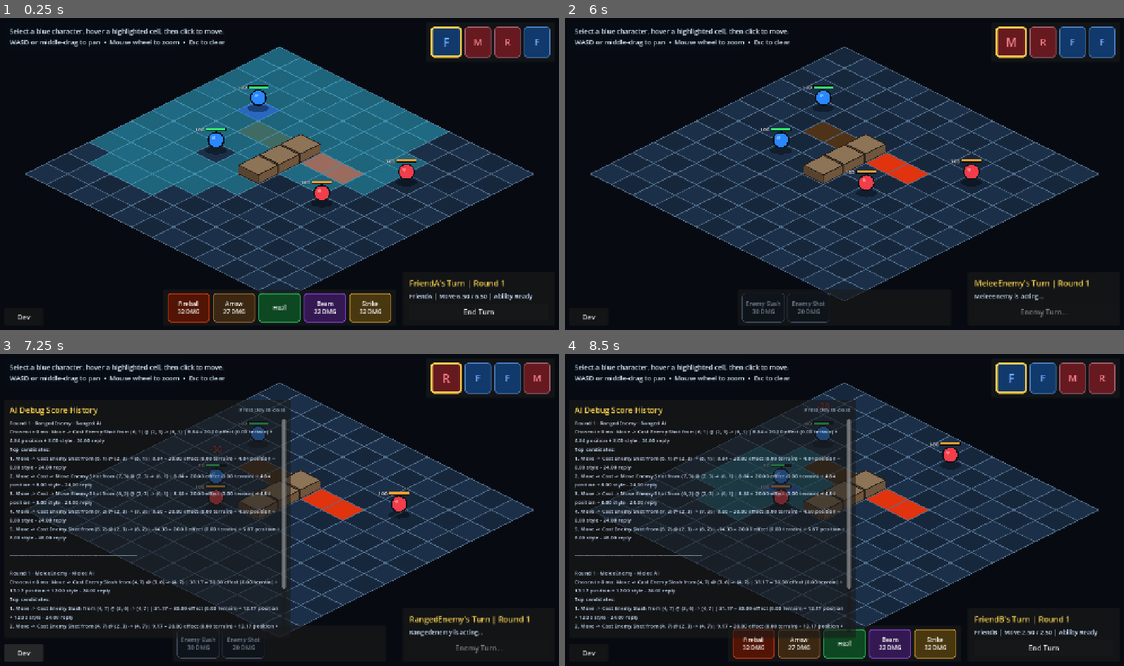
Above: before the commit, frames 1-4 (two rows, left to right).
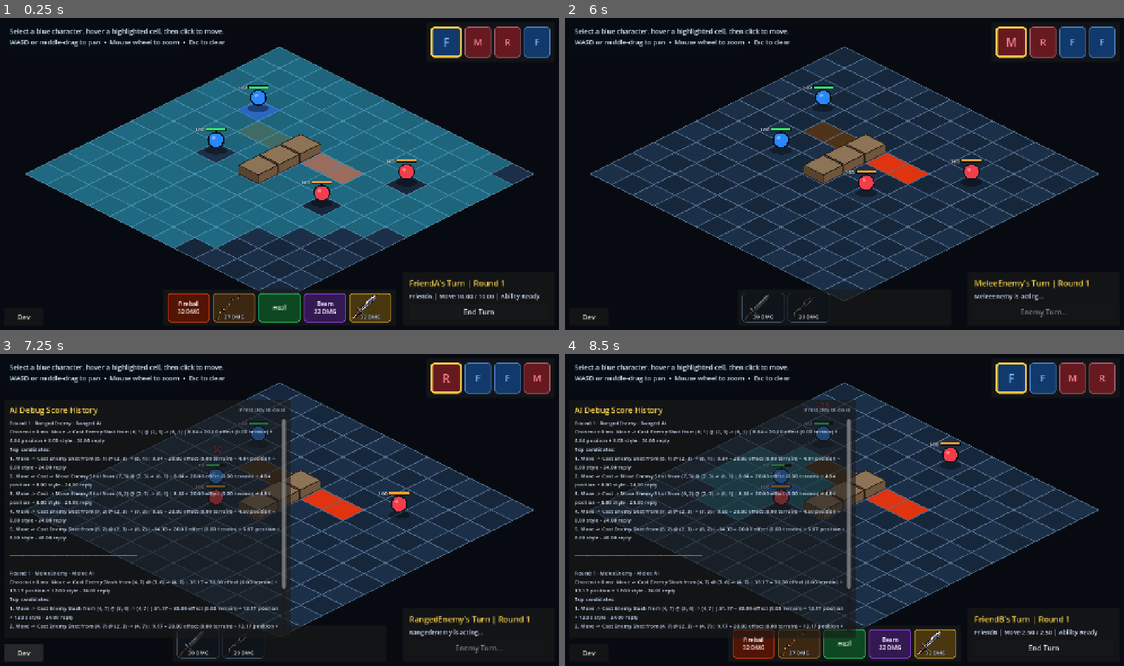
Above: after the commit, the same moments.

Repository: Florian-001/isometricTest-gd
Game: Godot game, scene res://main.tscn
The game is run twice, just before and just after one commit, with the same random seed, the same clock (stepped at 60 frames per second) and the same inputs.
Inputs (mouse positions are in pixels of both pictures, inside the frame that each line leads up to):
- Up to frame 1 (0.25 s): no input
- Up to frame 2 (6 s): click (799, 308) at 0.5 s, where only the run after the commit has a clickable "27 DMG"; click "Fireball 32 DMG" at 1.25 s; click (799, 308) at 2 s, where only the run before the commit has a clickable "Arrow 27 DMG"; click "Heal" at 2.75 s; click "Beam 22 DMG" at 3.5 s; click (933, 308) at 4.25 s, where only the run before the commit has a clickable "Strike 32 DMG"; click (933, 308) at 5 s, where only the run after the commit has a clickable "32 DMG"; click "End Turn" at 5.75 s
- Up to frame 3 (7.25 s): click "Dev" at 6.5 s
- Up to frame 4 (8.5 s): tap Enter at 7.25, 8 s; move the mouse to (967, 494) at 7.27 s; hold Right (ui_right) 7.28-8 s; tap R at 7.35 s; click (967, 494) at 7.42 s; drag from (732, 525) to (816, 572) at 8.02 s

The runs differ from the first frame. In frame 1, 13% of the frame differs, in the area x 4-97%, y 36-97%; in frame 2, 0.3%; in frame 3, 0.3%; in frame 4, 0.3%.

Commit message:
up

Diff:
--- a/main.tscn
+++ b/main.tscn
@@ -25,26 +25,26 @@
 position = Vector2(640, 96)
 script = ExtResource("2_grid")
 
-[node name="Terrain" type="Node" parent="."]
+[node name="Terrain" type="Node" parent="." unique_id=690275777]
 script = ExtResource("13_terrain")
 palette = ExtResource("15_palette")
 
-[node name="Mud_3_4" type="Node" parent="Terrain"]
+[node name="Mud_3_4" type="Node" parent="Terrain" unique_id=1655120656]
 script = ExtResource("14_tile")
 definition = ExtResource("16_mud")
 grid_cell = Vector2i(3, 4)
 
-[node name="Mud_4_4" type="Node" parent="Terrain"]
+[node name="Mud_4_4" type="Node" parent="Terrain" unique_id=1060860813]
 script = ExtResource("14_tile")
 definition = ExtResource("16_mud")
 grid_cell = Vector2i(4, 4)
 
-[node name="Fire_6_4" type="Node" parent="Terrain"]
+[node name="Fire_6_4" type="Node" parent="Terrain" unique_id=1875643718]
 script = ExtResource("14_tile")
 definition = ExtResource("17_fire")
 grid_cell = Vector2i(6, 4)
 
-[node name="Fire_7_4" type="Node" parent="Terrain"]
+[node name="Fire_7_4" type="Node" parent="Terrain" unique_id=631623189]
 script = ExtResource("14_tile")
 definition = ExtResource("17_fire")
 grid_cell = Vector2i(7, 4)
@@ -75,14 +75,16 @@
 [node name="Characters" type="Node2D" parent="." unique_id=557259408]
 
 [node name="FriendA" type="Node2D" parent="Characters" unique_id=1740941279]
+position = Vector2(592, 216)
 script = ExtResource("3_character")
 definition = ExtResource("5_friendly")
 max_health_override = 100
-movement_range_override = 6.0
+movement_range_override = 11.0
 speed_override = 12
 starting_grid_cell = Vector2i(2, 3)
 
 [node name="FriendB" type="Node2D" parent="Characters" unique_id=2129219972]
+position = Vector2(496, 312)
 script = ExtResource("3_character")
 definition = ExtResource("5_friendly")
 max_health_override = 100
@@ -91,6 +93,7 @@
 starting_grid_cell = Vector2i(3, 6)
 
 [node name="MeleeEnemy" type="Node2D" parent="Characters" unique_id=921107907]
+position = Vector2(736, 432)
 script = ExtResource("3_character")
 definition = ExtResource("6_enemy")
 enemy_ai_profile = ExtResource("11_melee_ai")
@@ -100,6 +103,7 @@
 starting_grid_cell = Vector2i(8, 6)
 
 [node name="RangedEnemy" type="Node2D" parent="Characters" unique_id=1457671969]
+position = Vector2(928, 384)
 script = ExtResource("3_character")
 definition = ExtResource("6_enemy")
 enemy_ai_profile = ExtResource("12_ranged_ai")
--- a/resources/abilities/arrow.tres
+++ b/resources/abilities/arrow.tres
@@ -1,8 +1,9 @@
-[gd_resource type="Resource" script_class="AbilityDefinition" format=3 uid="uid://7m35u3ondco3"]
+[gd_resource type="Resource" script_class="AbilityDefinition" load_steps=5 format=3 uid="uid://7m35u3ondco3"]
 
 [ext_resource type="Script" uid="uid://bkutyqgsawkrb" path="res://scripts/ability_definition.gd" id="1_ability"]
 [ext_resource type="Script" uid="uid://vgimj2pvjync" path="res://scripts/ability_effect_definition.gd" id="2_effect"]
 [ext_resource type="Script" uid="uid://c4xa2b7als0dv" path="res://scripts/damage_effect_definition.gd" id="3_damage"]
+[ext_resource type="Texture2D" path="res://art/icons/items/ranger_bow.png" id="4_icon"]
 
 [sub_resource type="Resource" id="Damage_arrow"]
 script = ExtResource("3_damage")
@@ -13,6 +14,7 @@
 [resource]
 script = ExtResource("1_ability")
 display_name = "Arrow"
+image = ExtResource("4_icon")
 delivery_type = 0
 target_flags = 10
 effects = Array[ExtResource("2_effect")]([SubResource("Damage_arrow")])
--- a/resources/abilities/enemy_shot.tres
+++ b/resources/abilities/enemy_shot.tres
@@ -1,8 +1,9 @@
-[gd_resource type="Resource" script_class="AbilityDefinition" format=3 uid="uid://b0ygs6jbuindl"]
+[gd_resource type="Resource" script_class="AbilityDefinition" load_steps=5 format=3 uid="uid://b0ygs6jbuindl"]
 
 [ext_resource type="Script" uid="uid://bkutyqgsawkrb" path="res://scripts/ability_definition.gd" id="1_ability"]
 [ext_resource type="Script" uid="uid://vgimj2pvjync" path="res://scripts/ability_effect_definition.gd" id="2_effect"]
 [ext_resource type="Script" uid="uid://c4xa2b7als0dv" path="res://scripts/damage_effect_definition.gd" id="3_damage"]
+[ext_resource type="Texture2D" path="res://art/icons/items/ranger_bow.png" id="4_icon"]
 
 [sub_resource type="Resource" id="Damage_enemy_shot"]
 script = ExtResource("3_damage")
@@ -13,6 +14,7 @@
 [resource]
 script = ExtResource("1_ability")
 display_name = "Enemy Shot"
+image = ExtResource("4_icon")
 delivery_type = 0
 effects = Array[ExtResource("2_effect")]([SubResource("Damage_enemy_shot")])
 placeholder_color = Color(0.96, 0.38, 0.22, 1)
--- a/resources/abilities/enemy_slash.tres
+++ b/resources/abilities/enemy_slash.tres
@@ -1,8 +1,9 @@
-[gd_resource type="Resource" script_class="AbilityDefinition" format=3 uid="uid://ctr35lcl31o04"]
+[gd_resource type="Resource" script_class="AbilityDefinition" load_steps=5 format=3 uid="uid://ctr35lcl31o04"]
 
 [ext_resource type="Script" uid="uid://bkutyqgsawkrb" path="res://scripts/ability_definition.gd" id="1_ability"]
 [ext_resource type="Script" uid="uid://vgimj2pvjync" path="res://scripts/ability_effect_definition.gd" id="2_effect"]
 [ext_resource type="Script" uid="uid://c4xa2b7als0dv" path="res://scripts/damage_effect_definition.gd" id="3_damage"]
+[ext_resource type="Texture2D" path="res://art/icons/items/iron_sword.png" id="4_icon"]
 
 [sub_resource type="Resource" id="Damage_enemy_slash"]
 script = ExtResource("3_damage")
@@ -13,6 +14,7 @@
 [resource]
 script = ExtResource("1_ability")
 display_name = "Enemy Slash"
+image = ExtResource("4_icon")
 range = 1.414
 delivery_type = 2
 effects = Array[ExtResource("2_effect")]([SubResource("Damage_enemy_slash")])
--- a/resources/abilities/strike.tres
+++ b/resources/abilities/strike.tres
@@ -1,8 +1,9 @@
-[gd_resource type="Resource" script_class="AbilityDefinition" format=3 uid="uid://ypvhtrfkl6un"]
+[gd_resource type="Resource" script_class="AbilityDefinition" load_steps=5 format=3 uid="uid://ypvhtrfkl6un"]
 
 [ext_resource type="Script" uid="uid://bkutyqgsawkrb" path="res://scripts/ability_definition.gd" id="1_ability"]
 [ext_resource type="Script" uid="uid://vgimj2pvjync" path="res://scripts/ability_effect_definition.gd" id="2_effect"]
 [ext_resource type="Script" uid="uid://c4xa2b7als0dv" path="res://scripts/damage_effect_definition.gd" id="3_damage"]
+[ext_resource type="Texture2D" path="res://art/icons/items/iron_sword.png" id="4_icon"]
 
 [sub_resource type="Resource" id="Damage_strike"]
 script = ExtResource("3_damage")
@@ -13,6 +14,7 @@
 [resource]
 script = ExtResource("1_ability")
 display_name = "Strike"
+image = ExtResource("4_icon")
 range = 1.414
 delivery_type = 2
 target_flags = 10
--- a/resources/items/iron_sword.tres
+++ b/resources/items/iron_sword.tres
@@ -1,7 +1,8 @@
-[gd_resource type="Resource" script_class="ItemDefinition" format=3 uid="uid://xccmj1h4s5sn"]
+[gd_resource type="Resource" script_class="ItemDefinition" load_steps=4 format=3 uid="uid://xccmj1h4s5sn"]
 
 [ext_resource type="Script" uid="uid://b0x3t72an07bl" path="res://scripts/item_definition.gd" id="1_item"]
 [ext_resource type="Script" uid="uid://ddgue458g77bw" path="res://scripts/stat_modifier_definition.gd" id="2_modifier"]
+[ext_resource type="Texture2D" path="res://art/icons/items/iron_sword.png" id="3_icon"]
 
 [sub_resource type="Resource" id="StrengthBonus"]
 script = ExtResource("2_modifier")
@@ -10,4 +11,5 @@
 [resource]
 script = ExtResource("1_item")
 display_name = "Iron Sword"
+icon = ExtResource("3_icon")
 modifiers = Array[ExtResource("2_modifier")]([SubResource("StrengthBonus")])
--- a/resources/items/ranger_armor.tres
+++ b/resources/items/ranger_armor.tres
@@ -1,7 +1,8 @@
-[gd_resource type="Resource" script_class="ItemDefinition" format=3 uid="uid://8rwwvm5dey3y"]
+[gd_resource type="Resource" script_class="ItemDefinition" load_steps=4 format=3 uid="uid://8rwwvm5dey3y"]
 
 [ext_resource type="Script" uid="uid://b0x3t72an07bl" path="res://scripts/item_definition.gd" id="1_item"]
 [ext_resource type="Script" uid="uid://ddgue458g77bw" path="res://scripts/stat_modifier_definition.gd" id="2_modifier"]
+[ext_resource type="Texture2D" path="res://art/icons/items/ranger_armor.png" id="3_icon"]
 
 [sub_resource type="Resource" id="DexterityBonus"]
 script = ExtResource("2_modifier")
@@ -12,4 +13,5 @@
 script = ExtResource("1_item")
 display_name = "Ranger Armor"
 slot = 1
+icon = ExtResource("3_icon")
 modifiers = Array[ExtResource("2_modifier")]([SubResource("DexterityBonus")])
--- a/resources/items/sage_charm.tres
+++ b/resources/items/sage_charm.tres
@@ -1,7 +1,8 @@
-[gd_resource type="Resource" script_class="ItemDefinition" format=3 uid="uid://pghwydiamt0o"]
+[gd_resource type="Resource" script_class="ItemDefinition" load_steps=4 format=3 uid="uid://pghwydiamt0o"]
 
 [ext_resource type="Script" uid="uid://b0x3t72an07bl" path="res://scripts/item_definition.gd" id="1_item"]
 [ext_resource type="Script" uid="uid://ddgue458g77bw" path="res://scripts/stat_modifier_definition.gd" id="2_modifier"]
+[ext_resource type="Texture2D" path="res://art/icons/items/sage_charm.png" id="3_icon"]
 
 [sub_resource type="Resource" id="IntelligenceBonus"]
 script = ExtResource("2_modifier")
@@ -12,4 +13,5 @@
 script = ExtResource("1_item")
 display_name = "Sage Charm"
 slot = 2
+icon = ExtResource("3_icon")
 modifiers = Array[ExtResource("2_modifier")]([SubResource("IntelligenceBonus")])
--- a/resources/tiles/fire.tres
+++ b/resources/tiles/fire.tres
@@ -1,12 +1,13 @@
-[gd_resource type="Resource" script_class="TileDefinition" load_steps=5 format=3]
+[gd_resource type="Resource" script_class="TileDefinition" format=3 uid="uid://bvb1c027wvf5u"]
 
-[ext_resource type="Script" path="res://scripts/tile_definition.gd" id="1_tile"]
-[ext_resource type="Script" path="res://scripts/tile_triggered_effect_definition.gd" id="2_trigger"]
-[ext_resource type="Script" path="res://scripts/damage_effect_definition.gd" id="3_damage"]
+[ext_resource type="Script" uid="uid://lt1y734i3gak" path="res://scripts/tile_definition.gd" id="1_tile"]
+[ext_resource type="Script" uid="uid://ej41pikvcv2j" path="res://scripts/tile_triggered_effect_definition.gd" id="2_trigger"]
+[ext_resource type="Script" uid="uid://c4xa2b7als0dv" path="res://scripts/damage_effect_definition.gd" id="3_damage"]
 
 [sub_resource type="Resource" id="Damage_fire"]
 script = ExtResource("3_damage")
 amount = 1
+display_name = "Damage"
 
 [sub_resource type="Resource" id="Trigger_fire"]
 script = ExtResource("2_trigger")
@@ -16,6 +17,5 @@
 [resource]
 script = ExtResource("1_tile")
 display_name = "Fire"
-tile_color = Color(0.88, 0.20, 0.055, 1)
-movement_cost_multiplier = 1.0
+tile_color = Color(0.88, 0.2, 0.055, 1)
 effects = Array[ExtResource("2_trigger")]([SubResource("Trigger_fire")])
--- a/scripts/ability_bar.gd
+++ b/scripts/ability_bar.gd
@@ -49,7 +49,7 @@
 			else ability.display_name
 		)
 	else:
-		button.text = damage_text if has_damage else ""
+		button.text = ""
 	button.icon = ability.image
 	button.expand_icon = true
 	button.tooltip_text = "%s\n%s" % [ability.display_name, ability.get_description(caster)]
@@ -68,6 +68,8 @@
 	button.add_theme_color_override("font_color", Color.WHITE)
 	button.add_theme_color_override("font_disabled_color", Color(0.45, 0.49, 0.54))
 	button.add_theme_font_size_override("font_size", 13)
+	if ability.image != null and has_damage:
+		_add_damage_overlay(button, damage_text)
 	return button
 
 
@@ -86,6 +88,26 @@
 	return total
 
 
+func _add_damage_overlay(button: Button, damage_text: String) -> void:
+	var label := Label.new()
+	label.name = "DamageLabel"
+	label.set_meta("damage_label", true)
+	label.text = damage_text
+	label.mouse_filter = Control.MOUSE_FILTER_IGNORE
+	label.set_anchors_preset(Control.PRESET_BOTTOM_WIDE)
+	label.offset_left = 4.0
+	label.offset_top = -21.0
+	label.offset_right = -4.0
+	label.offset_bottom = -3.0
+	label.horizontal_alignment = HORIZONTAL_ALIGNMENT_CENTER
+	label.vertical_alignment = VERTICAL_ALIGNMENT_CENTER
+	label.add_theme_font_size_override("font_size", 12)
+	label.add_theme_color_override("font_color", Color.WHITE)
+	label.add_theme_color_override("font_outline_color", Color(0.02, 0.025, 0.04, 1.0))
+	label.add_theme_constant_override("outline_size", 4)
+	button.add_child(label)
+
+
 func _make_style(background: Color, border: Color, border_width: int) -> StyleBoxFlat:
 	var style := StyleBoxFlat.new()
 	style.bg_color = background
--- a/tests/test_stats_system.gd
+++ b/tests/test_stats_system.gd
@@ -201,6 +201,8 @@
 	var definition := load("res://resources/friendly_spellcaster.tres") as CharacterDefinition
 	var unit := _make_unit(definition)
 	assert_eq(definition.starting_equipment.size(), 3, "the sample friendly should have three starting items")
+	for item in definition.starting_equipment:
+		assert_true(item.icon != null, "%s should have an equipment icon" % item.display_name)
 	assert_eq(unit.get_equipped_items().size(), 3, "starting equipment should copy into runtime slots")
 	assert_true(is_equal_approx(unit.get_effective_stat(UnitStat.Type.STRENGTH), 12.0), "Iron Sword should grant Strength")
 	assert_true(is_equal_approx(unit.get_effective_stat(UnitStat.Type.DEXTERITY), 12.0), "Ranger Armor should grant Dexterity")
--- a/tests/test_tactical_foundation.gd
+++ b/tests/test_tactical_foundation.gd
@@ -508,7 +508,7 @@
 	var entries: HBoxContainer = bar.get_node("Margin/HBox")
 	assert_eq(entries.get_child_count(), 5, "the ability bar should create one button per configured ability")
 	assert_true(entries.get_child(0).text.contains("32 DMG"), "damage buttons should show their caster-scaled total damage")
-	assert_true(entries.get_child(1).text.contains("27 DMG"), "Dexterity-scaled damage should show on its button")
+	assert_eq(entries.get_child(1).get_node("DamageLabel").text, "27 DMG", "icon buttons should overlay their caster-scaled damage")
 	assert_false(entries.get_child(2).text.contains("DMG"), "non-damaging ability buttons should remain uncluttered")
 	assert_false(entries.get_child(0).disabled, "ability buttons should be enabled while the action is available")
 	unit.spend_ability_action()
Binary file added: art/icons/items/iron_sword.png
Not shown, added: art/icons/items/iron_sword.png.import
Binary file added: art/icons/items/ranger_armor.png
Not shown, added: art/icons/items/ranger_armor.png.import
Binary file added: art/icons/items/ranger_bow.png
Not shown, added: art/icons/items/ranger_bow.png.import
Binary file added: art/icons/items/sage_charm.png
Not shown, added: art/icons/items/sage_charm.png.import
Not shown: 1 places in main.tscn that only renumber resources
Not shown: 2 places in resources/friendly_spellcaster.tres that only renumber resources
